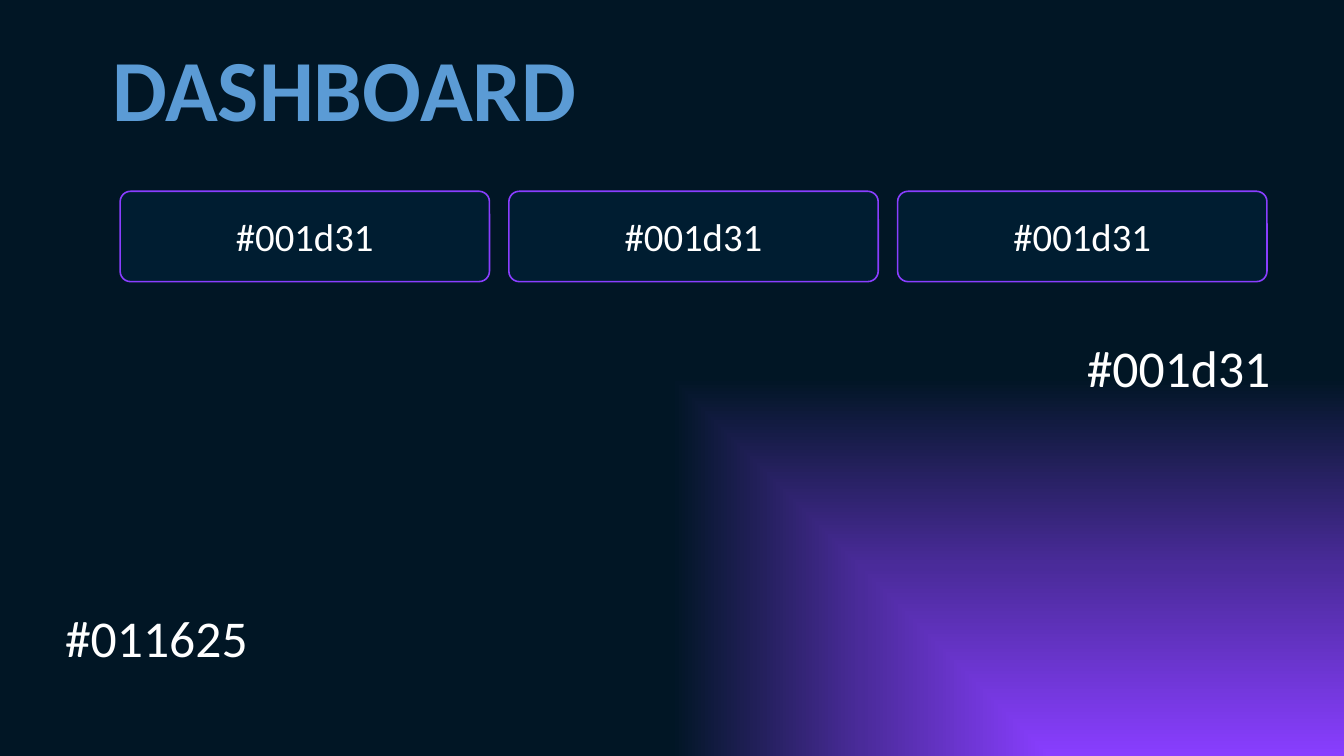
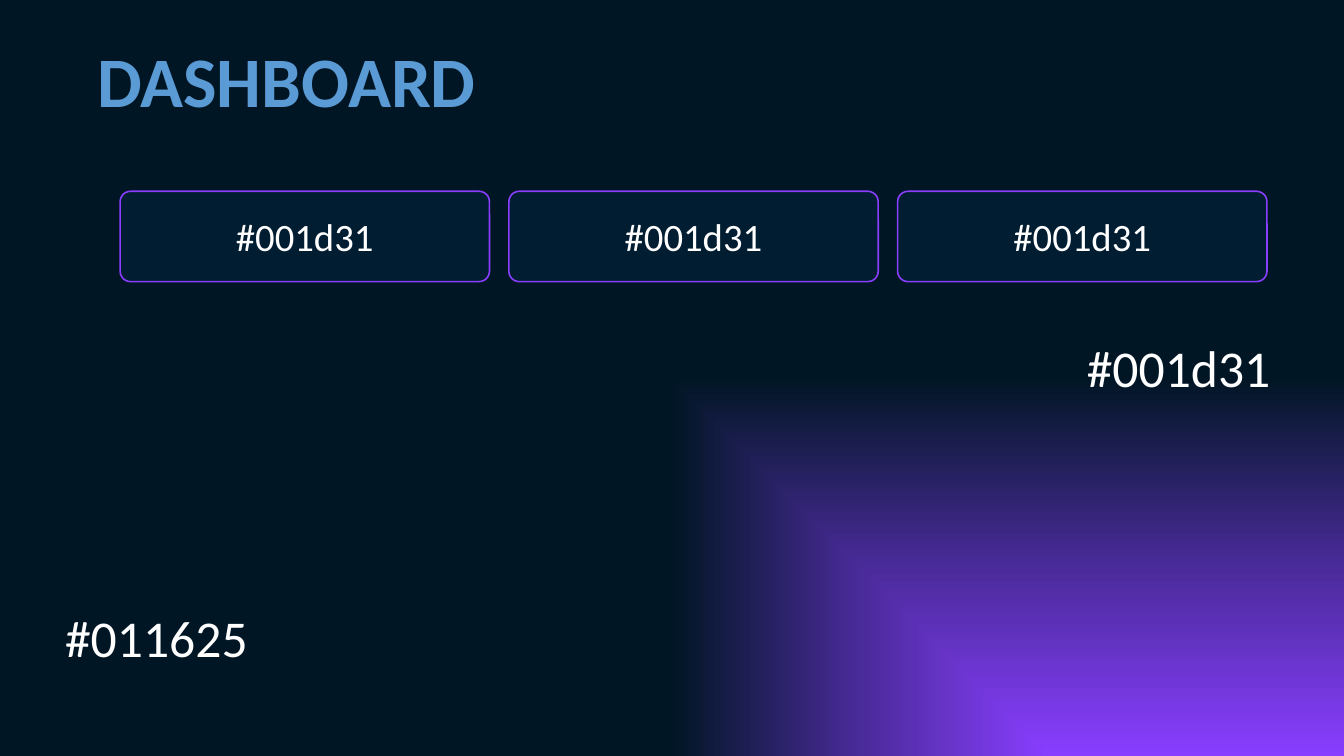
Before and after one commit to professoreugenio/POWERBI-CURSO, a slide deck: slide 2 of TESLA/AULA 1/PROJETO 1/TEMPLATES/templates.pptx (slide 1 before the commit). Drawn at 1344x756 pixels with LibreOffice and Linux fonts; fonts in the diff are those of the drawing. Boxes give left, top, right and bottom in pixels: in the first picture for what was removed or moved away, otherwise in the second. Text is boxed around its words. In the diff, an @@ line names an element or a change of style, - is before the commit and + after.

```diff
--- a/TESLA/AULA 1/PROJETO 1/TEMPLATES/templates.pptx
+++ b/TESLA/AULA 1/PROJETO 1/TEMPLATES/templates.pptx
@@ text "DASHBOARD": place and size @@
-text "DASHBOARD" at (112, 64, 576, 122)
+text "DASHBOARD" at (97, 60, 476, 108)
@@ text "DASHBOARD" at (97, 60, 476, 108): size 54 to 44 pt @@
```
Also in this commit, not shown: 1 slide added, 7 other files.
